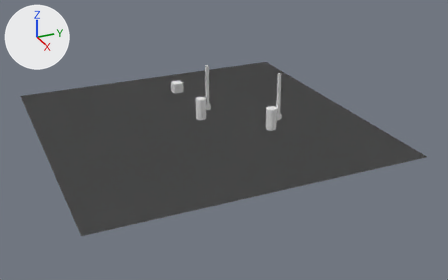
One commit to the Blender file scenes/sword.blend: the scene before it, then after it.
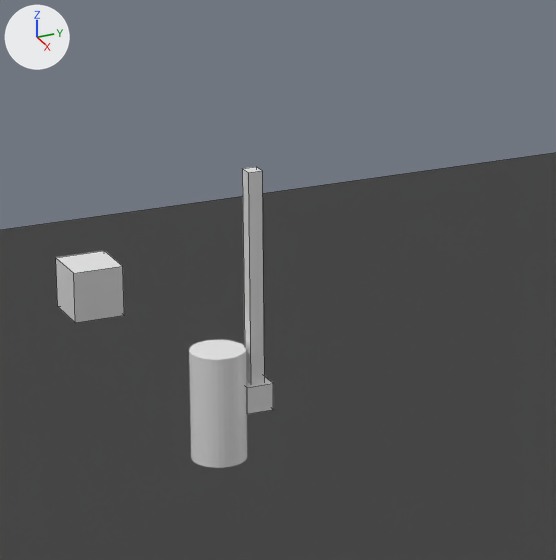
Each version is shown whole from a 50 mm camera at (103.7, -41.7, 47.3) aimed at (5.8, 2.3, -1.6), then close up on the part from 36% to 59% of the width and 12% to 49% of the height. Arrows for +X, +Y and +Z are at upper left; the lights stay in place. The close-ups show mesh edges as thin lines.

Objects in the first close-up: 'Cube', 'Player_Body', 'Player_Sword', 'Player_Wrist', 'WalkMesh'.
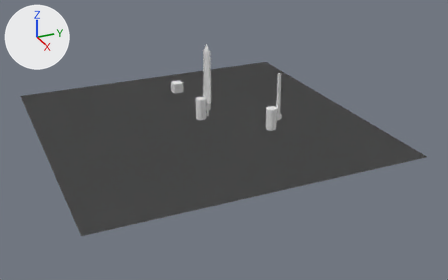
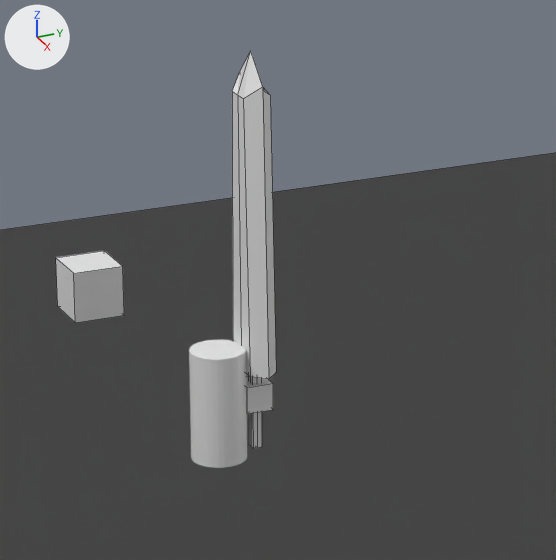
Commit message: Forgot to state sword.blend

Boxes (x1, y1, x2, y2) around the edits, measured in the close-ups (556 x 560 px):
'Player_Sword', reshaped, moved, turned
    before: (242, 167, 264, 384)
    after: (232, 51, 276, 448)
part 1 of me_sword, deleted
    before: (242, 167, 264, 384)
part 2 of me_sword, added
    after: (232, 51, 276, 448)

The change in detail:
me_sword is used by ob_player_sword; parent ob_player_wrist; location (0.0, 1.4, 7.5); rotation (0.0, -3.142, 0.0), in degrees (0, -180, 0).
Verts and faces of me_sword; kept vertices keep their numbers, new ones are numbered from 8.
Before the commit, vertices of me_sword: 0 (-0.26, -0.26, -4.02) at pixel (248, 172), 1 (-0.26, -0.26, 4.02), 2 (-0.26, 0.26, -4.02) at pixel (262, 170), 3 (-0.26, 0.26, 4.02), 4 (0.26, -0.26, -4.02) at pixel (242, 168).
Before the commit, vertices of me_sword: 5 (0.26, -0.26, 4.02), 6 (0.26, 0.26, -4.02) at pixel (256, 166), 7 (0.26, 0.26, 4.02).
me_sword had 8 vertices, 6 faces and spanned x -0.26..0.26, y -0.26..0.26, z -4.02..4.02.
me_sword now has 34 vertices, 32 faces and spans x -1.3..1.3, y -1.98..12.52, z -0.5..0.5.
Part 1, on me_sword:
Vertices deleted: 0 to 7 (with the faces that use them).
Part 2, on me_sword:
26 vertices are added at x -1.3..1.3, y -1.98..12.52, z -0.5..0.5.
8 new vertices lie (0.0, 3.0, 0.0) away from vertices in x -0.19..0.19, y -1.98, z -0.17..0.17.
32 new faces join them.
Object 'Player_Sword' (ob_player_sword) moves from (0.0, 1.4, 7.5) to (0.0, 1.4, 3.22).
Object 'Player_Sword' (ob_player_sword) turns from (0, -180, 0) to (90, 0, 0) degrees about x, y and z.
